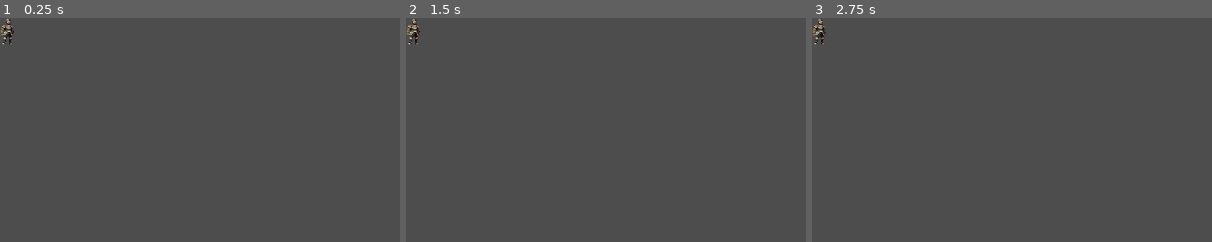
Above: before the commit, frames 1-3 (left to right).
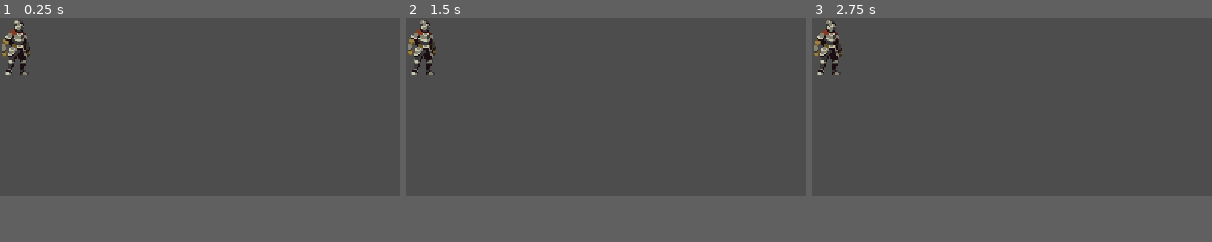
Above: after the commit, the same moments.

Repository: Luis-Blash/godot_caballero
Game: Godot game, scene res://Scene/Game.tscn
Same seed, same stepped clock (60 frames per second), same inputs: the game is played once before the commit and once after it.
Inputs:
- Up to frame 1 (0.25 s): no input
- Up to frame 2 (1.5 s): tap Enter at 0.5 s; tap Space at 1.25 s
- Up to frame 3 (2.75 s): tap Enter at 2 s
The pictures show only the part of the screen within x 0-50%, y 0-50%; the shares and areas given below are measured in that part.
In our replay, the window is 799x449 before the commit and 800x178 after it. These sizes can differ from the game's own. Grey fills any space a smaller window leaves; there, only what the larger window draws over its background counts as a difference.

The runs differ from the first frame. In frame 1, 0.9% of the frame differs, in the area x 0-8%, y 0-26%; in frame 2, 0.9%; in frame 3, 0.9%.

Commit message:
feat: screen project

Diff:
--- a/Scene/Player.tscn
+++ b/Scene/Player.tscn
@@ -5,6 +5,21 @@
 
 [sub_resource type="RectangleShape2D" id="RectangleShape2D_7ltax"]
 size = Vector2(17, 28)
+
+[sub_resource type="Animation" id="Animation_7ieh5"]
+length = 0.001
+tracks/0/type = "value"
+tracks/0/imported = false
+tracks/0/enabled = true
+tracks/0/path = NodePath("Sprite2D:frame")
+tracks/0/interp = 1
+tracks/0/loop_wrap = true
+tracks/0/keys = {
+"times": PackedFloat32Array(0),
+"transitions": PackedFloat32Array(1),
+"update": 1,
+"values": [1]
+}
 
 [sub_resource type="Animation" id="Animation_pbq5k"]
 resource_name = "idle_player"
@@ -21,21 +36,6 @@
 "transitions": PackedFloat32Array(1, 1, 1, 1, 1, 1, 1),
 "update": 1,
 "values": [0, 1, 2, 3, 4, 5, 9]
-}
-
-[sub_resource type="Animation" id="Animation_7ieh5"]
-length = 0.001
-tracks/0/type = "value"
-tracks/0/imported = false
-tracks/0/enabled = true
-tracks/0/path = NodePath("Sprite2D:frame")
-tracks/0/interp = 1
-tracks/0/loop_wrap = true
-tracks/0/keys = {
-"times": PackedFloat32Array(0),
-"transitions": PackedFloat32Array(1),
-"update": 1,
-"values": [1]
 }
 
 [sub_resource type="AnimationLibrary" id="AnimationLibrary_5k3uo"]
--- a/project.godot
+++ b/project.godot
@@ -18,3 +18,12 @@
 [autoload]
 
 Global="*res://Scripts/global.gd"
+
+[display]
+
+window/size/viewport_width=540
+window/size/viewport_height=120
+window/size/window_width_override=1080
+window/size/window_height_override=720
+window/stretch/mode="viewport"
+window/stretch/aspect="expand"
